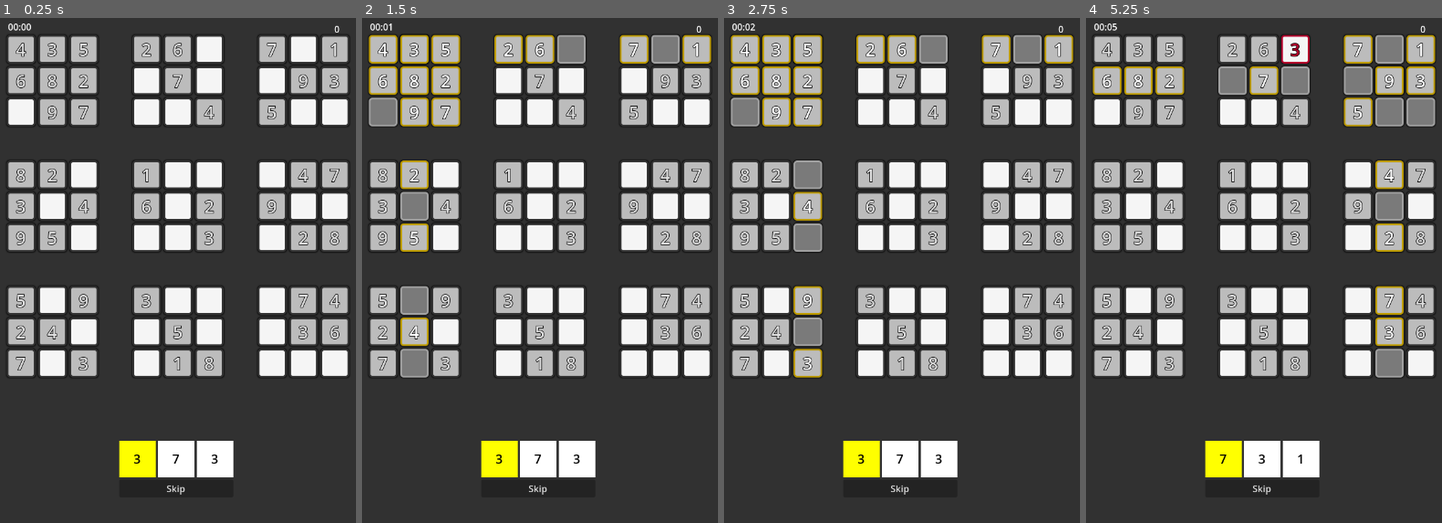
Above: before the commit, frames 1-4 (left to right).
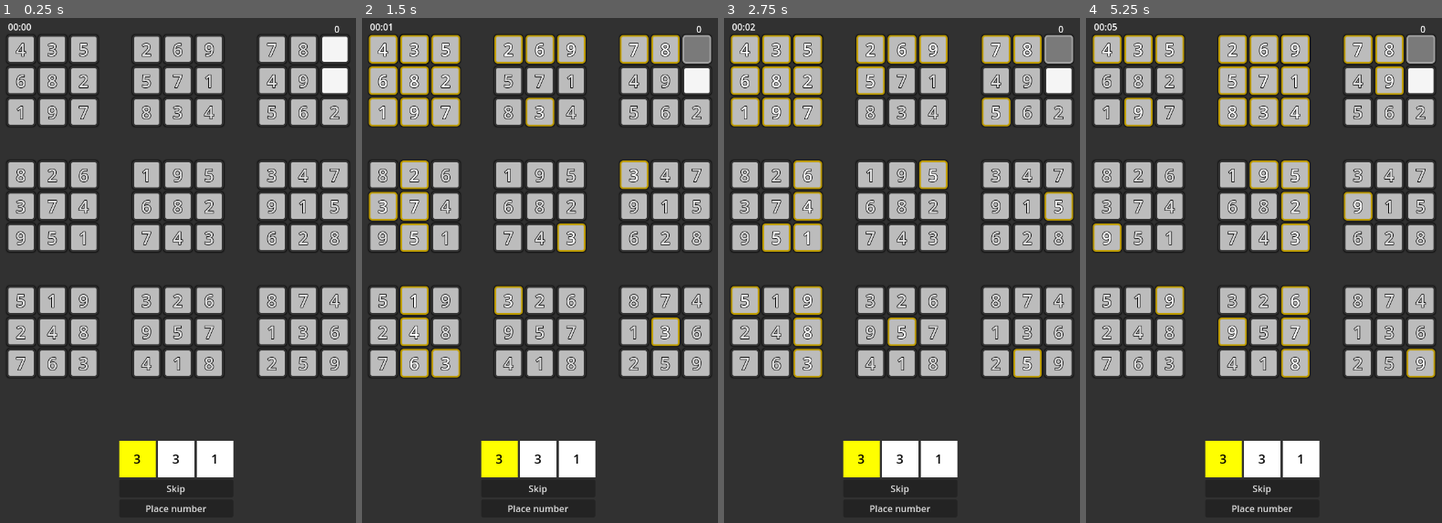
Above: after the commit, the same moments.

Repository: DeeJeezz/randoku
Game: Godot game, scene res://scenes/main_game.tscn
Same seed, same stepped clock (60 frames per second), same inputs: the game is played once before the commit and once after it.
Inputs (mouse positions are in pixels of both pictures, inside the frame that each line leads up to):
- Up to frame 1 (0.25 s): no input
- Up to frame 2 (1.5 s): click "4" at 0.5 s; click "3" at 1.25 s
- Up to frame 3 (2.75 s): click "5" at 2 s
- Up to frame 4 (5.25 s): click "2" at 2.75 s; click "6" at 3.5 s; click (1296, 48) at 4.27 s; click "9" at 5 s

The runs differ from the first frame. In frame 1, 13% of the frame differs, in the area x 2-98%, y 3-98%; in frame 2, 14%; in frame 3, 15%; in frame 4, 18%, in the area x 1-99%, y 3-98%.

Commit message:
game end + queue rebuild + similar numbers highlight

Diff:
--- a/configs/levels/levels.json
+++ b/configs/levels/levels.json
@@ -1,13 +1,13 @@
 {
 	"1": [
-		[4, 3, 5, 2, 6, -9, 7, -8, 1],
-		[6, 8, 2, -5, 7, -1, -4, 9, 3],
-		[-1, 9, 7, -8, -3, 4, 5, -6, -2],
-		[8, 2, -6, 1, -9, -5, -3, 4, 7],
-		[3, -7, 4, 6, -8, 2, 9, -1, -5],
-		[9, 5, -1, -7, -4, 3, -6, 2, 8],
-		[5, -1, 9, 3, -2, -6, -8, 7, 4],
-		[2, 4, -8, -9, 5, -7, -1, 3, 6],
-		[7, -6, 3, -4, 1, 8, -2, -5, -9]
+		[4, 3, 5, 2, 6, 9, 7, 8, -1],
+		[6, 8, 2, 5, 7, 1, 4, 9, -3],
+		[1, 9, 7, 8, 3, 4, 5, 6, 2],
+		[8, 2, 6, 1, 9, 5, 3, 4, 7],
+		[3, 7, 4, 6, 8, 2, 9, 1, 5],
+		[9, 5, 1, 7, 4, 3, 6, 2, 8],
+		[5, 1, 9, 3, 2, 6, 8, 7, 4],
+		[2, 4, 8, 9, 5, 7, 1, 3, 6],
+		[7, 6, 3, 4, 1, 8, 2, 5, 9]
 	]
 }
--- a/resources/themes/field_cell.tres
+++ b/resources/themes/field_cell.tres
@@ -72,19 +72,6 @@
 border_width_right = 3
 border_width_bottom = 3
 border_color = Color(0.20871013, 0.20871016, 0.20870999, 1)
-corner_radius_top_left = 5
-corner_radius_top_right = 5
-corner_radius_bottom_right = 5
-corner_radius_bottom_left = 5
-shadow_size = 3
-
-[sub_resource type="StyleBoxFlat" id="StyleBoxFlat_gv6db"]
-bg_color = Color(0.73719335, 0.73719287, 0.7371929, 1)
-border_width_left = 3
-border_width_top = 3
-border_width_right = 3
-border_width_bottom = 3
-border_color = Color(0.9999996, 0.78731024, 0.03250982, 1)
 corner_radius_top_left = 5
 corner_radius_top_right = 5
 corner_radius_bottom_right = 5
@@ -198,8 +185,6 @@
 not_playable/styles/focus = SubResource("StyleBoxFlat_6yion")
 not_playable/styles/normal = SubResource("StyleBoxFlat_gvswn")
 not_playable/styles/pressed = SubResource("StyleBoxFlat_6yion")
-not_playable_highlighted/base_type = &"not_playable"
-not_playable_highlighted/styles/normal = SubResource("StyleBoxFlat_gv6db")
 playable/base_type = &"Button"
 playable/styles/focus = SubResource("StyleBoxFlat_ut4j4")
 playable/styles/hover = SubResource("StyleBoxFlat_7yykh")
--- /dev/null
+++ b/scenes/end_game_screen.tscn
@@ -0,0 +1,110 @@
+[gd_scene load_steps=3 format=3 uid="uid://ysp3qw0wm6qc"]
+
+[ext_resource type="Script" uid="uid://carg156hums4h" path="res://scripts/end_game_screen.gd" id="1_62ohe"]
+
+[sub_resource type="StyleBoxFlat" id="StyleBoxFlat_62ohe"]
+bg_color = Color(0.10980392, 0.10980392, 0.10980392, 0.9764706)
+
+[node name="EndGameScreen" type="Control" node_paths=PackedStringArray("state_label", "points_label", "time_label", "next_level_row")]
+layout_mode = 3
+anchors_preset = 15
+anchor_right = 1.0
+anchor_bottom = 1.0
+grow_horizontal = 2
+grow_vertical = 2
+script = ExtResource("1_62ohe")
+state_label = NodePath("Panel/MarginContainer/VBoxContainer/StateRow/StateLabel")
+points_label = NodePath("Panel/MarginContainer/VBoxContainer/StatsRow/PointsLabel")
+time_label = NodePath("Panel/MarginContainer/VBoxContainer/StatsRow/TimeLabel")
+next_level_row = NodePath("Panel/MarginContainer/VBoxContainer/NextLevelRow")
+success_text = "Success"
+fail_text = "Fail"
+
+[node name="Panel" type="Panel" parent="."]
+layout_mode = 1
+anchors_preset = 15
+anchor_right = 1.0
+anchor_bottom = 1.0
+grow_horizontal = 2
+grow_vertical = 2
+theme_override_styles/panel = SubResource("StyleBoxFlat_62ohe")
+
+[node name="MarginContainer" type="MarginContainer" parent="Panel"]
+layout_mode = 1
+anchors_preset = 15
+anchor_right = 1.0
+anchor_bottom = 1.0
+grow_horizontal = 2
+grow_vertical = 2
+theme_override_constants/margin_left = 100
+theme_override_constants/margin_top = 500
+theme_override_constants/margin_right = 100
+theme_override_constants/margin_bottom = 250
+
+[node name="VBoxContainer" type="VBoxContainer" parent="Panel/MarginContainer"]
+layout_mode = 2
+theme_override_constants/separation = 15
+alignment = 1
+
+[node name="StateRow" type="HBoxContainer" parent="Panel/MarginContainer/VBoxContainer"]
+layout_mode = 2
+alignment = 1
+
+[node name="StateLabel" type="Label" parent="Panel/MarginContainer/VBoxContainer/StateRow"]
+layout_mode = 2
+size_flags_vertical = 1
+text = "Success"
+horizontal_alignment = 1
+vertical_alignment = 1
+
+[node name="StatsRow" type="HBoxContainer" parent="Panel/MarginContainer/VBoxContainer"]
+layout_mode = 2
+alignment = 1
+
+[node name="PointsLabel" type="Label" parent="Panel/MarginContainer/VBoxContainer/StatsRow"]
+layout_mode = 2
+size_flags_vertical = 1
+text = "1302"
+horizontal_alignment = 1
+vertical_alignment = 1
+
+[node name="Divider" type="Control" parent="Panel/MarginContainer/VBoxContainer/StatsRow"]
+custom_minimum_size = Vector2(50, 0)
+layout_mode = 2
+
+[node name="TimeLabel" type="Label" parent="Panel/MarginContainer/VBoxContainer/StatsRow"]
+layout_mode = 2
+size_flags_vertical = 1
+text = "10:03"
+horizontal_alignment = 1
+vertical_alignment = 1
+
+[node name="Divider" type="Control" parent="Panel/MarginContainer/VBoxContainer"]
+layout_mode = 2
+
+[node name="NextLevelRow" type="HBoxContainer" parent="Panel/MarginContainer/VBoxContainer"]
+layout_mode = 2
+alignment = 1
+
+[node name="NextLevelButton" type="Button" parent="Panel/MarginContainer/VBoxContainer/NextLevelRow"]
+custom_minimum_size = Vector2(150, 50)
+layout_mode = 2
+text = "Next level"
+
+[node name="RestartRow" type="HBoxContainer" parent="Panel/MarginContainer/VBoxContainer"]
+layout_mode = 2
+alignment = 1
+
+[node name="RestartButton" type="Button" parent="Panel/MarginContainer/VBoxContainer/RestartRow"]
+custom_minimum_size = Vector2(150, 50)
+layout_mode = 2
+text = "Restart"
+
+[node name="MainMenuRow" type="HBoxContainer" parent="Panel/MarginContainer/VBoxContainer"]
+layout_mode = 2
+alignment = 1
+
+[node name="MainMenuButton" type="Button" parent="Panel/MarginContainer/VBoxContainer/MainMenuRow"]
+custom_minimum_size = Vector2(150, 50)
+layout_mode = 2
+text = "Main menu"
--- a/scenes/main_game.tscn
+++ b/scenes/main_game.tscn
@@ -1,9 +1,10 @@
-[gd_scene load_steps=7 format=3 uid="uid://blfq7daam4h4v"]
+[gd_scene load_steps=8 format=3 uid="uid://blfq7daam4h4v"]
 
 [ext_resource type="Script" uid="uid://e3r5pi5tqnxd" path="res://scripts/main_game.gd" id="1_72e8q"]
 [ext_resource type="PackedScene" uid="uid://pt2l3yasyu0x" path="res://scenes/board.tscn" id="2_0rdsr"]
 [ext_resource type="PackedScene" uid="uid://byjyyoaedkije" path="res://scenes/number_queue.tscn" id="2_ipu61"]
 [ext_resource type="Script" uid="uid://blim7afc4os24" path="res://addons/CountUpTimer/countuptimer.gd" id="4_0rdsr"]
+[ext_resource type="PackedScene" uid="uid://ysp3qw0wm6qc" path="res://scenes/end_game_screen.tscn" id="4_ipu61"]
 
 [sub_resource type="Gradient" id="Gradient_0rdsr"]
 offsets = PackedFloat32Array(0)
@@ -12,12 +13,14 @@
 [sub_resource type="GradientTexture1D" id="GradientTexture1D_ipu61"]
 gradient = SubResource("Gradient_0rdsr")
 
-[node name="MainGame" type="Node2D" node_paths=PackedStringArray("board", "number_queue", "points_label", "add_point_label")]
+[node name="MainGame" type="Node2D" node_paths=PackedStringArray("board", "number_queue", "points_label", "add_point_label", "timer_label", "end_game_screen")]
 script = ExtResource("1_72e8q")
 board = NodePath("CanvasLayer/TextureRect/Board")
 number_queue = NodePath("CanvasLayer/TextureRect/NumberQueue")
 points_label = NodePath("CanvasLayer/TextureRect/PointsLabel")
 add_point_label = NodePath("CanvasLayer/TextureRect/AddPointsLabel")
+timer_label = NodePath("CanvasLayer/TextureRect/TimerLabel")
+end_game_screen = NodePath("CanvasLayer/EndGameScreen")
 
 [node name="CanvasLayer" type="CanvasLayer" parent="."]
 
@@ -79,6 +82,8 @@
 horizontal_alignment = 1
 vertical_alignment = 1
 
+[node name="EndGameScreen" parent="CanvasLayer" instance=ExtResource("4_ipu61")]
+
 [node name="CountUpTimer" type="Timer" parent="." node_paths=PackedStringArray("timer_label")]
 script = ExtResource("4_0rdsr")
 timer_label = NodePath("../CanvasLayer/TextureRect/TimerLabel")
--- a/scenes/number_queue.tscn
+++ b/scenes/number_queue.tscn
@@ -3,13 +3,14 @@
 [ext_resource type="Script" uid="uid://y1xdj8u7bcc7" path="res://scripts/number_queue.gd" id="1_wp2oa"]
 [ext_resource type="PackedScene" uid="uid://ddk16qjoswu85" path="res://scenes/queue_number.tscn" id="2_wp2oa"]
 
-[node name="NumberQueue" type="Control" node_paths=PackedStringArray("skip_button", "queue_container")]
+[node name="NumberQueue" type="Control" node_paths=PackedStringArray("skip_button", "place_number_button", "queue_container")]
 layout_mode = 3
 anchors_preset = 0
 size_flags_horizontal = 4
 size_flags_vertical = 4
 script = ExtResource("1_wp2oa")
 skip_button = NodePath("VBoxContainer/SkipButton")
+place_number_button = NodePath("VBoxContainer/PlaceNumberButton")
 queue_container = NodePath("VBoxContainer/HBoxContainer")
 
 [node name="VBoxContainer" type="VBoxContainer" parent="."]
@@ -34,3 +35,7 @@
 [node name="SkipButton" type="Button" parent="VBoxContainer"]
 layout_mode = 2
 text = "Skip"
+
+[node name="PlaceNumberButton" type="Button" parent="VBoxContainer"]
+layout_mode = 2
+text = "Place number"
--- a/scripts/board.gd
+++ b/scripts/board.gd
@@ -115,6 +115,7 @@
 
 
 func recalculate_field(cell: FieldCell) -> int:
+	var start_time = Time.get_ticks_usec()
 	# Returns amount of passed checks.
 	var checks_passed: int = 0
 	var row_valid: bool = _validate_row(cell.field_position.x)
@@ -135,6 +136,9 @@
 		checks_passed += 1
 		var cells: Array[FieldCell] = _get_block(cell.field_position.x, cell.field_position.y)
 		_play_valid_animation(cells)
+
+	print('Recalculate time mcs: ', Time.get_ticks_usec() - start_time)
+
 	return checks_passed
 
 
@@ -146,6 +150,15 @@
 		cell.play_invalid_animation()
 	return is_cell_valid
 
+
+func check_last_number(number: int) -> bool:
+	var counter: int = 0
+	for row in _field_cells:
+		for col in row:
+			if col.current_value == number and col.check():
+				counter += 1
+
+	return counter == BLOCK_SIZE * BLOCK_SIZE
 
 #endregion
 
@@ -174,8 +187,9 @@
 	for cell in cells_to_highlight:
 		cell.highlight()
 
-	#for field_cell in _field_cells:
-		# TODO: Придумать, как сделать подсветку. Нужно подсветить ряд, строку и столбец выбранной ячейки +
-		# подсветить ячейки с такими же цифрами.
-		#pass
+	for row in _field_cells:
+		for cell: FieldCell in row:
+			if cell.current_value != 0 and cell.current_value == current_cell.current_value:
+				cell.highlight()
+
 #endregion
--- /dev/null
+++ b/scripts/end_game_screen.gd
@@ -0,0 +1,28 @@
+extends Control
+class_name EndGameScreen
+
+
+@export_category('Nodes')
+@export_group('Labels')
+@export var state_label: Label
+@export var points_label: Label
+@export var time_label: Label
+@export_group('Button rows')
+@export var next_level_row: HBoxContainer
+@export_category('Settings')
+@export var success_text: String
+@export var fail_text: String
+
+
+func show_screen(success: bool, time: String, points: int) -> void:
+	visible = true
+	time_label.text = '%s' % time
+	points_label.text = '%s' % points
+
+	if success:
+		state_label.text = '%s' % success_text
+		state_label.modulate = Color.GREEN
+	else:
+		state_label.text = '%s' % fail_text
+		state_label.modulate = Color.RED
+		next_level_row.visible = false
--- a/scripts/main_game.gd
+++ b/scripts/main_game.gd
@@ -1,11 +1,13 @@
 extends Node2D
 
-@export_category('Game nodes')
+@export_category("Game nodes")
 @export var board: Board
 @export var number_queue: NumberQueue
 @export_category("UI nodes")
 @export var points_label: Label
 @export var add_point_label: Label
+@export var timer_label: Label
+@export var end_game_screen: EndGameScreen
 @export_category("Settings")
 @export var game_seed: int = 0
 @export var level_id: String = "1"
@@ -13,20 +15,39 @@
 @export var add_points_fadeout_delay: float = 0.75
 @export var base_cell_points: int = 100
 
+var chosen_cell: FieldCell = null
+
 var points: int = 0
+
 
 func _ready() -> void:
 	# Setup rng seed before level initialization.
 	seed(game_seed)
 	# UI setup
+	end_game_screen.visible = false
 	add_point_label.modulate.a = 0
-	points_label.text = '%s' % points
+	points_label.text = "%s" % points
 	# Game setup.
 	board.setup(level_id)
 	number_queue.setup()
-	# Signals.
-	number_queue.skip_button.connect('pressed', _on_skip_button_pressed)
+
+	# Remove from number queue pool non playable numbers.
+	_clear_number_queue()
+
+	# Signals connectors.
+	number_queue.skip_button.connect("pressed", _on_skip_button_pressed)
+	number_queue.place_number_button.connect("pressed", _on_place_number_button_pressed)
 	Signals.field_cell_pressed.connect(_on_field_cell_pressed)
+	Signals.game_end.connect(_on_game_end)
+
+
+#region Signals processing
+func _on_game_end(success: bool) -> void:
+	print('Game end: ', success)
+	if success:
+		end_game_success()
+	else:
+		end_game_fail()
 
 
 func _on_skip_button_pressed() -> void:
@@ -35,30 +56,62 @@
 
 func _on_field_cell_pressed(cell: FieldCell) -> void:
 	board.highlight_cells(cell)
-	if not cell.playable:
+	if cell.playable:
+		chosen_cell = cell
+
+
+func _on_place_number_button_pressed() -> void:
+	if chosen_cell == null:
 		return
 
-	if cell.check():
+	if not chosen_cell.playable:
+		return
+
+	if chosen_cell.check():
 		return
 
 	var rng_value: int = number_queue.pop_current_value()
-	cell.set_value(rng_value)
-	var is_cell_valid: bool = board.validate_cell(cell)
+	chosen_cell.set_value(rng_value)
+	var is_cell_valid: bool = board.validate_cell(chosen_cell)
 	if is_cell_valid:
-		var checks_passed: int = board.recalculate_field(cell)
-		var total_points_to_add: int = base_cell_points + base_cell_points * checks_passed
+		var amount_of_checks_passed: int = board.recalculate_field(chosen_cell)
+		var total_points_to_add: int = base_cell_points + base_cell_points * amount_of_checks_passed
 		_add_points(total_points_to_add)
+
+		if board.check_last_number(rng_value):
+			number_queue.rebuild_without(rng_value)
+
+
+#endregion
 
 
 #region UI
 func _add_points(add_points: int) -> void:
+	points += add_points
 	var tween = get_tree().create_tween()
-	tween.tween_property(add_point_label, 'modulate:a', 1, add_points_fadeout_delay)
-	add_point_label.text = '%s +' % add_points
+	tween.tween_property(add_point_label, "modulate:a", 1, add_points_fadeout_delay)
+	add_point_label.text = "%s +" % add_points
 	await get_tree().create_timer(add_points_delay).timeout
 	tween = get_tree().create_tween()
-	tween.tween_property(add_point_label, 'modulate:a', 0, add_points_fadeout_delay)
-	points += add_points
-	points_label.text = '%s' % points
+	tween.tween_property(add_point_label, "modulate:a", 0, add_points_fadeout_delay)
+	points_label.text = "%s" % points
+
 
 #endregion
+
+
+func _clear_number_queue() -> void:
+	var exhausted_numbers: Array[int] = []
+	for number in number_queue.NUMBERS:
+		if board.check_last_number(number):
+			exhausted_numbers.append(number)
+	for number in exhausted_numbers:
+		number_queue.rebuild_without(number)
+
+
+func end_game_success() -> void:
+	end_game_screen.show_screen(true, timer_label.text, points)
+
+
+func end_game_fail() -> void:
+	end_game_screen.show_screen(false, timer_label.text, points)
--- a/scripts/number_queue.gd
+++ b/scripts/number_queue.gd
@@ -1,25 +1,28 @@
 extends Control
 class_name NumberQueue
 
-
-@export_category('Nodes')
+@export_category("Nodes")
 @export var skip_button: Button
-@export var queue_container: Control
-@export_category('Settings')
+@export var place_number_button: Button
+@export var queue_container: HBoxContainer
+@export_category("Settings")
 @export var queue_size: int = 3
 
 var queue: Array[int] = []
 
-
-const QUEUE_NUMBER_SCENE: PackedScene = preload('res://scenes/queue_number.tscn')
-
+const QUEUE_NUMBER_SCENE: PackedScene = preload("res://scenes/queue_number.tscn")
+var NUMBERS: Array[int] = [1, 2, 3, 4, 5, 6, 7, 8, 9]
 
 func setup() -> void:
 	for number in range(queue_size):
-		queue.append(randi_range(1, 9))
+		queue.append(_get_random_value())
 
 	_setup_ui()
 	_update_ui()
+
+
+func _get_random_value() -> int:
+	return NUMBERS.pick_random()
 
 
 func _setup_ui() -> void:
@@ -43,7 +46,7 @@
 
 func _pop_queue_front_value() -> int:
 	var value: int = queue.pop_front()
-	queue.append(randi_range(1, 9))
+	queue.append(_get_random_value())
 	return value
 
 
@@ -60,3 +63,23 @@
 	var result = _pop_queue_front_value()
 	_update_ui()
 	return result
+
+
+func rebuild_without(number: int) -> void:
+	# Clear number occurencies in queue.
+	while queue.has(number):
+		queue.erase(number)
+	# Remove number from possible queue variations.
+	NUMBERS.erase(number)
+
+	# Game end.
+	if len(NUMBERS) == 0:
+		Signals.game_end.emit(true)
+		return
+
+	# Append missing numbers.
+	for _i in queue_size - len(queue):
+		queue.append(_get_random_value())
+
+	_update_ui()
+	print('Removed ', number, ' from queue')
--- a/scripts/signals.gd
+++ b/scripts/signals.gd
@@ -3,3 +3,4 @@
 
 signal field_cell_pressed (cell: FieldCell)
 signal non_playable_field_cell_pressed (cell: FieldCell)
+signal game_end (success: bool)
Not shown: 1 places in resources/themes/field_cell.tres that only renumber resources
Not shown, added: scripts/end_game_screen.gd.uid
